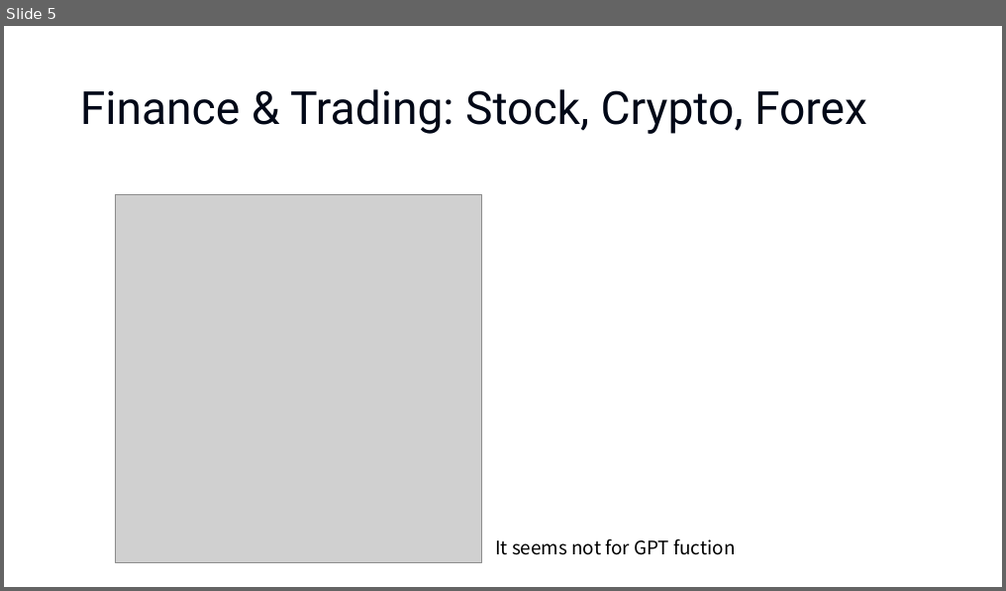
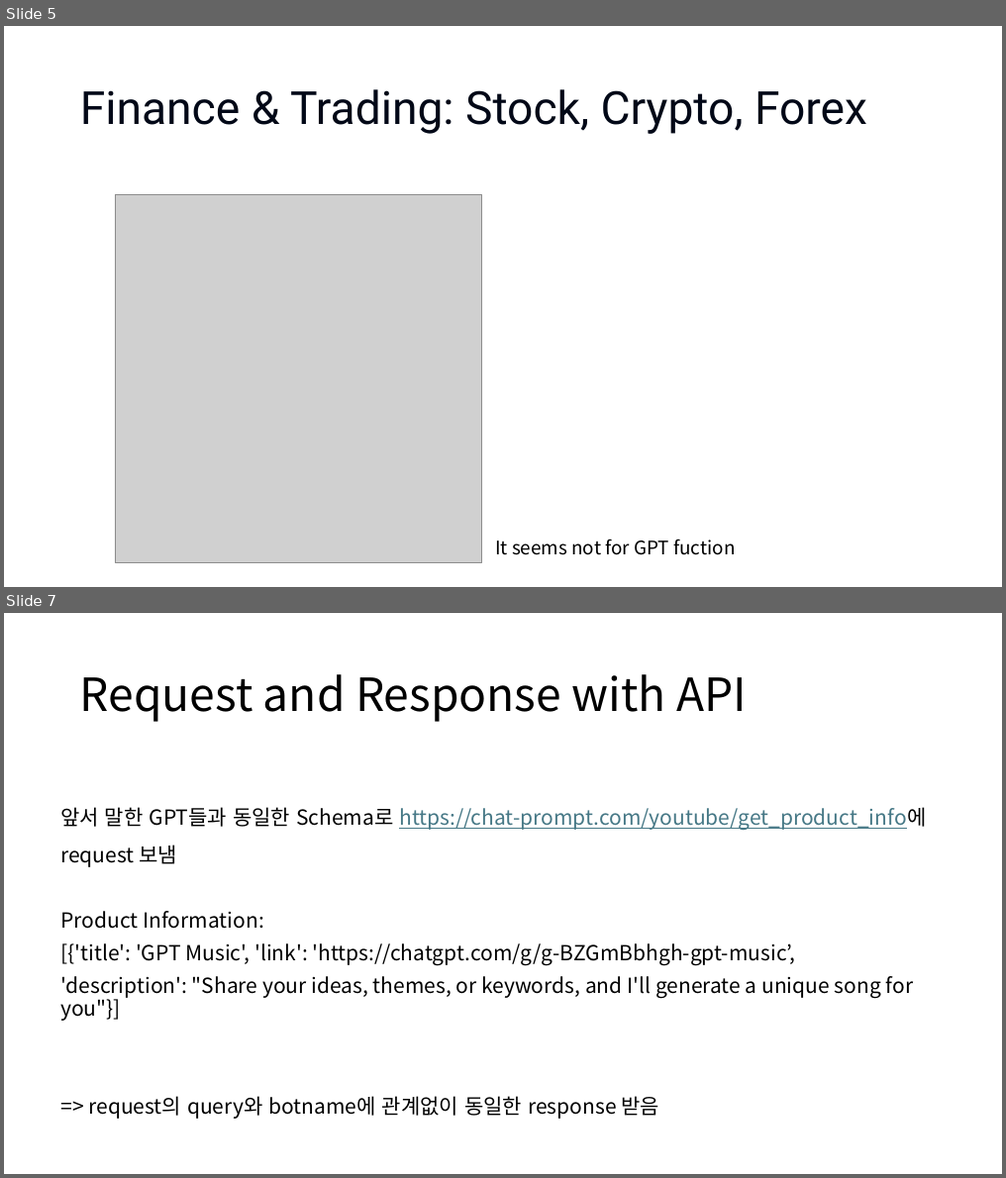
Before and after one commit to 926kaul/2024summer_IndividualStudy, a slide deck: 9주차/[0820] GPTs’ actions and Schema.pptx. Shown one above the other, each under a label of ours: slide 5 before the commit, slides 5 and 7 after it; the slides between them are not shown. The pictures are 1006x591 and 1006x1178 pixels, drawn with LibreOffice and Linux fonts; fonts in the diff are those of the drawing; grey boxes stand for pictures. Boxes give left, top, right and bottom in pixels: in the first picture for what was removed or moved away, otherwise in the second. Text is boxed around its words. In the diff, an @@ line names an element or a change of style, - is before the commit and + after.

```diff
--- a/9주차/[0820] GPTs’ actions and Schema.pptx
+++ b/9주차/[0820] GPTs’ actions and Schema.pptx
@@ slide 7 added at bbox=[4, 613, 1002, 1174], background #FFFFFF @@
@@ title added at bbox=[80, 674, 746, 722], 44 pt, text #000000 @@
+Request and Response with API
@@ text added at bbox=[60, 807, 926, 1119], 20 pt, text #000000 @@
+앞서 말한 GPT들과 동일한 Schema로 https://chat-prompt.com/youtube/get_product_info에 request 보냄
+Product Information:
+[{'title': 'GPT Music', 'link': 'https://chatgpt.com/g/g-BZGmBbhgh-gpt-music’,
+'description': "Share your ideas, themes, or keywords, and I'll generate a unique song for you"}]
+=> request의 query와 botname에 관계없이 동일한 response 받음
```
Also in this commit, not shown: 3 slides changed, 4 other slides added, 1 slide removed.
